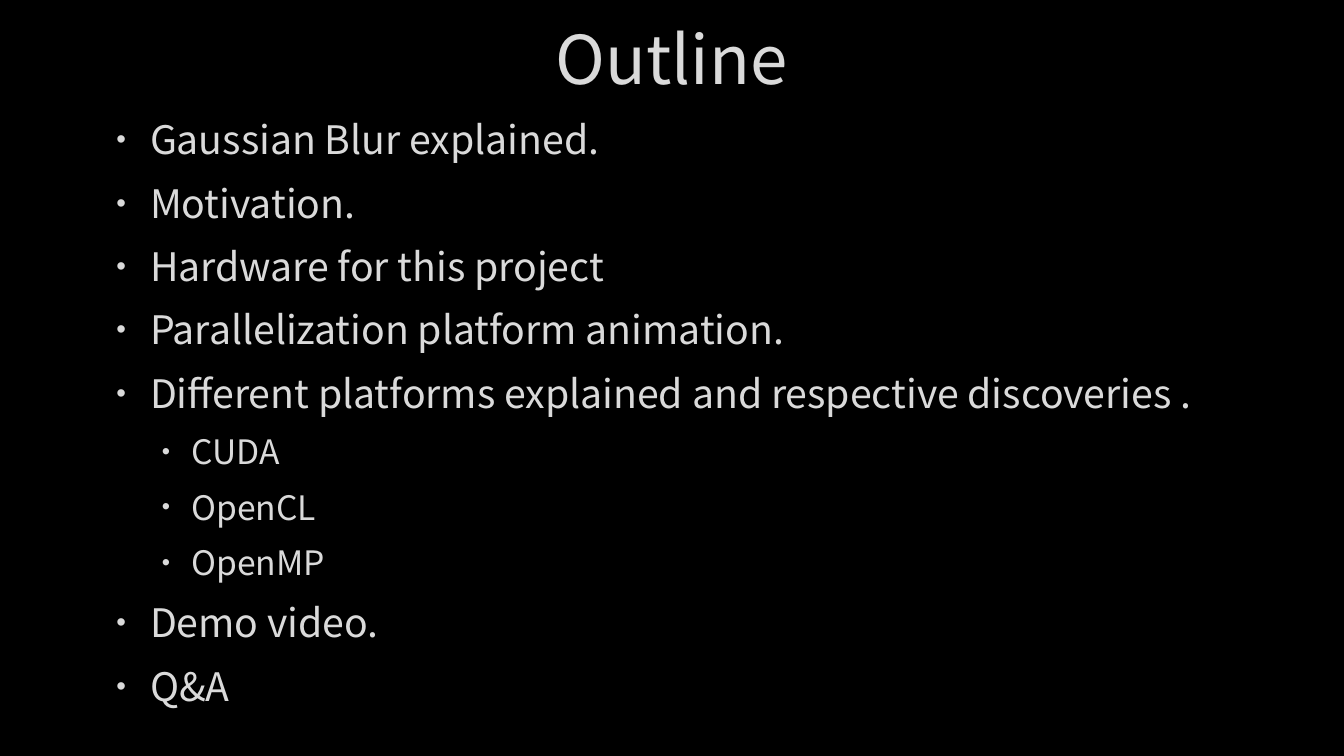
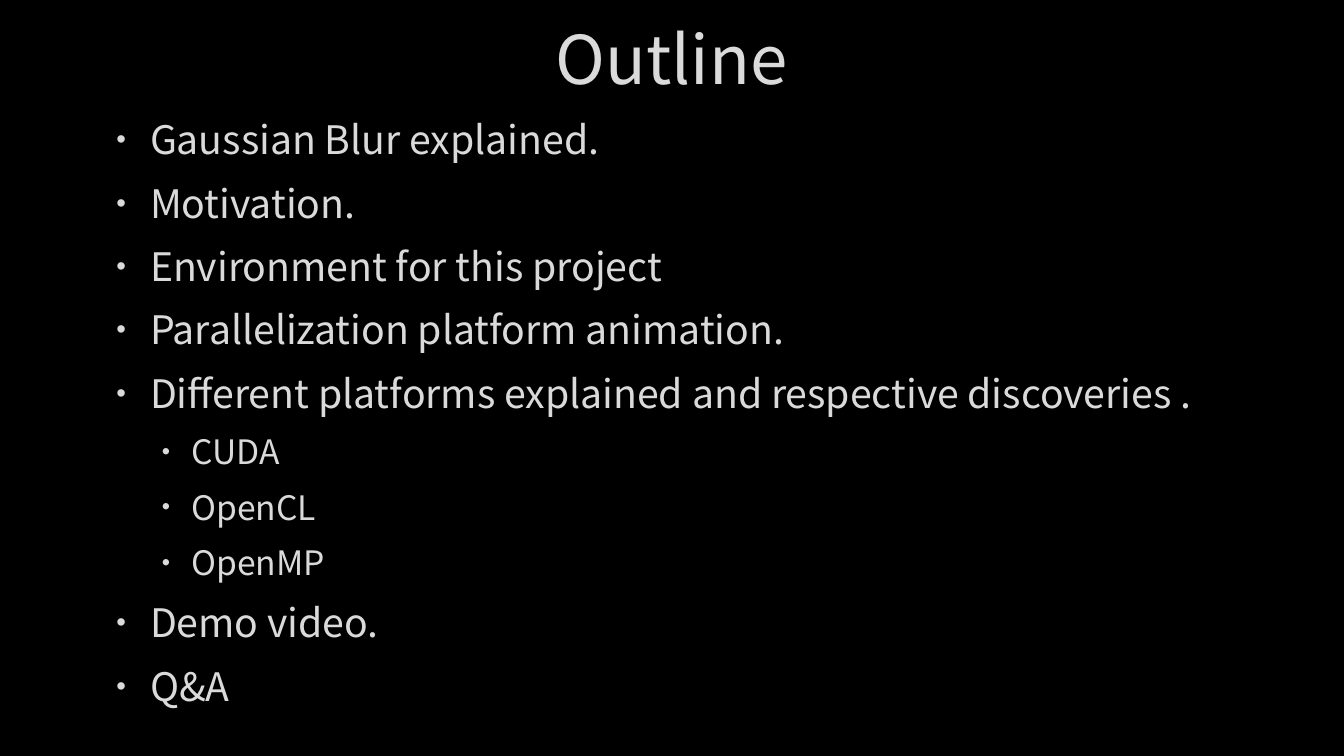
Before and after one commit to Alfons0329/Parallel_Programming_Fall_2018, a slide deck: slide 2 of Final Project/Report.pptx. Drawn at 1344x756 pixels with LibreOffice and Linux fonts; fonts in the diff are those of the drawing; background and template pictures are left out. Boxes give left, top, right and bottom in pixels: in the first picture for what was removed or moved away, otherwise in the second. Text is boxed around its words. In the diff, an @@ line names an element or a change of style, - is before the commit and + after.

```diff
--- a/Final Project/Report.pptx
+++ b/Final Project/Report.pptx
@@ text at [150,249,662,291]: text changed @@
-• Hardware for this project
+• Environment for this project
```
Also in this commit, not shown: 3 other slides changed, 3 slides added.
